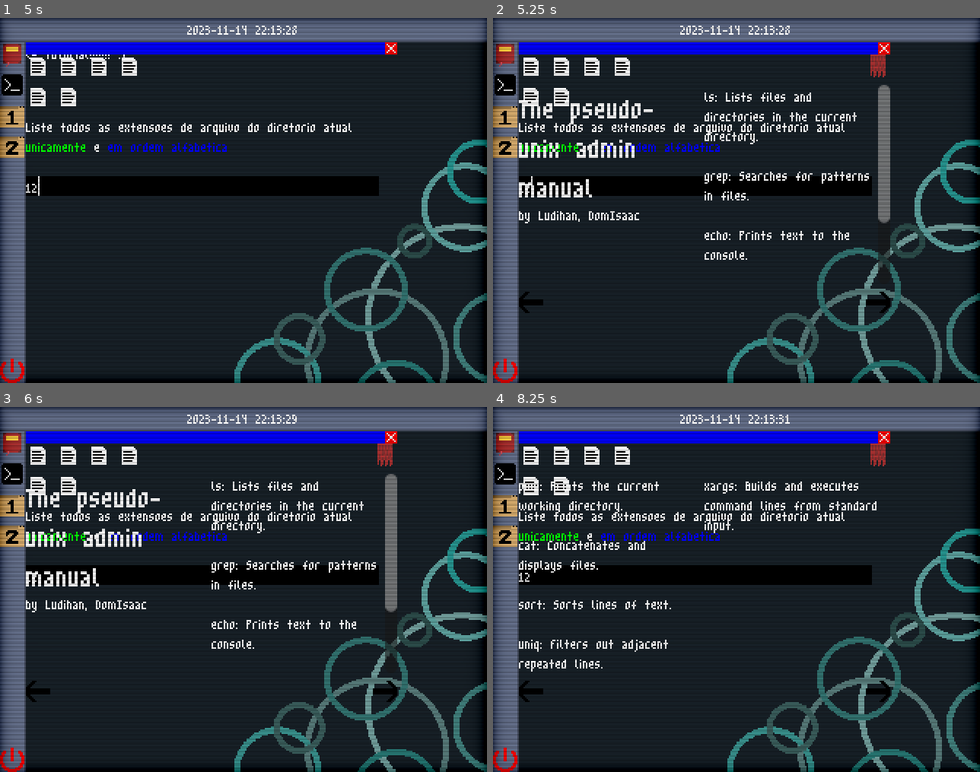
Above: before the commit, frames 1-4 (two rows, left to right).
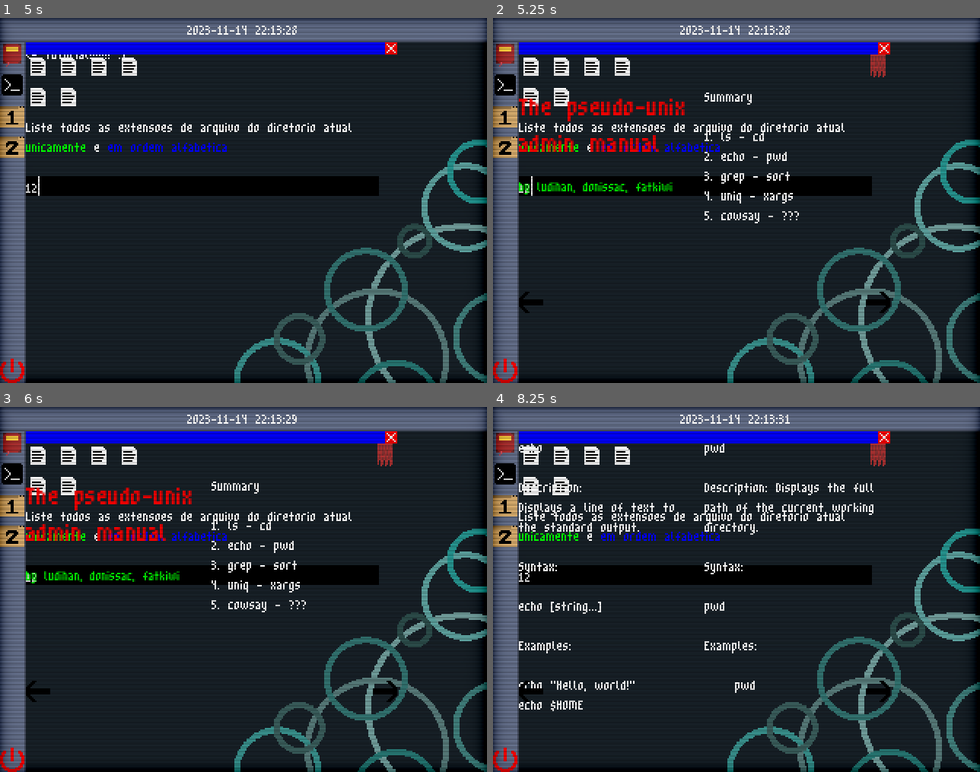
Above: after the commit, the same moments.

Repository: saLucasRd/trabalho-jogo-unix
Game: Godot game, scene res://ui/boot_menu.tscn
Same seed, same stepped clock (60 frames per second), same inputs: the game is played once before the commit and once after it. Sound files missing from this copy of the repository are replaced by a short silence.
Inputs (mouse positions are in pixels of both pictures, inside the frame that each line leads up to):
- Up to frame 1 (5 s): tap Enter at 0.5, 0.6 s; move the mouse to (350, 182) at 0.52 s; hold Up 0.53-1.25 s; click (350, 182) at 0.67 s; tap Space at 0.77 s; drag from (146, 218) to (219, 273) at 1.27 s; click (9, 116) at 2 s; click (204, 185) at 2.77 s; type "12" at 2.85 s; click (9, 116) at 3.5 s; click (204, 185) at 4.27 s; type "12" at 4.35 s
- Up to frame 2 (5.25 s): click (502, 54) at 5 s
- Up to frame 3 (6 s): click (384, 454) at 5.75 s
- Up to frame 4 (8.25 s): click (531, 691) at 6.5 s; click (877, 691) at 7.25 s; click (877, 691) at 8 s

Frame 1 is identical in both runs. In frame 2, 5.4% of the frame differs, in the area x 5-82%, y 18-70%; in frame 3, 5.4%; in frame 4, 3.4%.

Commit message:
manual finalizado

Diff:
--- a/project.godot
+++ b/project.godot
@@ -19,7 +19,6 @@
 
 window/size/viewport_width=320
 window/size/viewport_height=240
-window/size/mode=3
 window/stretch/mode="viewport"
 mouse_cursor/tooltip_position_offset=Vector2(0, 0)
 
--- a/ui/manual.gd
+++ b/ui/manual.gd
@@ -1,25 +1,57 @@
 extends Control
 
-@onready var page_1_2: HBoxContainer = $"VBoxContainer/Control/Page1-2"
-@onready var page_3_4: HBoxContainer = $"VBoxContainer/Control/Page3-4"
+var pages = []
+var current_page_index = 0
 
-# Called when the node enters the scene tree for the first time.
-func _ready() -> void:
-	pass # Replace with function body.
+func _ready():
+	# Initialize the pages array with your page nodes
+	# Ensure that the node paths are correct
+	pages = [
+		$"VBoxContainer/Control/Page1-2",
+		$"VBoxContainer/Control/Page3-4",
+		$"VBoxContainer/Control/Page5-6",
+		$"VBoxContainer/Control/Page7-8",
+		$"VBoxContainer/Control/Page9-10",
+		$"VBoxContainer/Control/Page11-12"
+	]
 
+	# Debug: Print the number of pages loaded
+	print("Total pages loaded: ", pages.size())
 
-# Called every frame. 'delta' is the elapsed time since the previous frame.
-func _process(delta: float) -> void:
-	pass
+	# Verify that all pages are valid
+	for i in range(pages.size()):
+		if pages[i] == null:
+			print("Error: Page ", i+1, " is null. Check the node path.")
+		else:
+			pages[i].visible = (i == current_page_index)
+			print("Page ", i+1, " visibility set to ", pages[i].visible)
 
+func _on_previous_page_pressed() -> void:
+	if current_page_index > 0:
+		pages[current_page_index].visible = false
+		print("Hiding page ", current_page_index + 1)
+		current_page_index -= 1
+		pages[current_page_index].visible = true
+		print("Showing page ", current_page_index + 1)
+	else:
+		print("Already on the first page.")
 
 func _on_next_page_pressed() -> void:
-	if page_1_2.visible == true:
-		page_1_2.visible = false
-		page_3_4.visible = true
+	if current_page_index < pages.size() - 1:
+		pages[current_page_index].visible = false
+		print("Hiding page ", current_page_index + 1)
+		current_page_index += 1
+		pages[current_page_index].visible = true
+		print("Showing page ", current_page_index + 1)
+	else:
+		print("You are on the last page.")
 
-
-func _on_previous_page_pressed() -> void:
-	if page_3_4.visible == true:
-		page_1_2.visible = true
-		page_3_4.visible = false
+func _on_index_pressed() -> void:
+	if current_page_index != 0:
+		pages[current_page_index].visible = false  # Hide current page
+		print("Hiding page ", current_page_index + 1)
+		current_page_index = 0  # Set index to first page
+		pages[current_page_index].visible = true  # Show first page
+		print("Showing page ", current_page_index + 1)
+	else:
+		print("Already on the first page.")
--- a/ui/manual.tscn
+++ b/ui/manual.tscn
@@ -15,6 +15,10 @@
 grow_vertical = 2
 script = ExtResource("1_wdigb")
 
+[node name="Panel" type="Panel" parent="."]
+layout_mode = 2
+offset_right = 320.0
+
 [node name="VBoxContainer" type="VBoxContainer" parent="."]
 layout_mode = 1
 anchors_preset = 15
@@ -50,8 +54,10 @@
 mouse_filter = 1
 theme_override_fonts/normal_font = ExtResource("1_2m75n")
 bbcode_enabled = true
-text = "[font_size=32]The pseudo-unix admin manual[/font_size]
-by Ludihan, DomIsaac"
+text = "[color=red][font_size= 30]The pseudo-unix
+admin manual
+[color= green][font_size= 15]
+by ludihan, donissac, fatkiwi"
 
 [node name="Page2" type="RichTextLabel" parent="VBoxContainer/Control/Page1-2"]
 layout_mode = 2
@@ -59,18 +65,15 @@
 mouse_filter = 1
 theme_override_fonts/normal_font = ExtResource("1_2m75n")
 bbcode_enabled = true
-text = "ls: Lists files and directories in the current directory.
-
-grep: Searches for patterns in files.
-
-echo: Prints text to the console.
-
-cut: Extracts sections from each line of files.
-
-cd: Changes the current directory."
+text = "Summary
+
+1. ls - cd
+2. echo - pwd
+3. grep - sort
+4. uniq - xargs
+5. cowsay - ???"
 
 [node name="Page3-4" type="HBoxContainer" parent="VBoxContainer/Control"]
-visible = false
 layout_mode = 1
 anchors_preset = 15
 anchor_right = 1.0
@@ -85,13 +88,19 @@
 mouse_filter = 1
 theme_override_fonts/normal_font = ExtResource("1_2m75n")
 bbcode_enabled = true
-text = "pwd: Prints the current working directory.
-
-cat: Concatenates and displays files.
-
-sort: Sorts lines of text.
-
-uniq: Filters out adjacent repeated lines."
+text = "ls
+
+Description:
+Lists the contents of directories.
+
+Syntax:
+
+ls [directory]
+
+Examples:
+
+ls /home/user
+ls ."
 fit_content = true
 
 [node name="Page4" type="RichTextLabel" parent="VBoxContainer/Control/Page3-4"]
@@ -100,7 +109,207 @@
 mouse_filter = 1
 theme_override_fonts/normal_font = ExtResource("1_2m75n")
 bbcode_enabled = true
-text = "xargs: Builds and executes command lines from standard input.
+text = "cd
+
+Description:
+Changes the current working directory.
+
+Syntax:
+
+cd [directory]
+
+Examples:
+
+cd /var/log
+cd ~"
+fit_content = true
+
+[node name="Page5-6" type="HBoxContainer" parent="VBoxContainer/Control"]
+layout_mode = 1
+anchors_preset = 15
+anchor_right = 1.0
+anchor_bottom = 1.0
+grow_horizontal = 2
+grow_vertical = 2
+theme_override_constants/separation = 0
+
+[node name="Page5" type="RichTextLabel" parent="VBoxContainer/Control/Page5-6"]
+layout_mode = 2
+size_flags_horizontal = 3
+mouse_filter = 1
+theme_override_fonts/normal_font = ExtResource("1_2m75n")
+bbcode_enabled = true
+text = "echo
+
+Description:
+Displays a line of text to the standard output.
+
+Syntax:
+
+echo [string...]
+
+Examples:
+
+echo \"Hello, world!\"
+echo $HOME"
+fit_content = true
+
+[node name="Page6" type="RichTextLabel" parent="VBoxContainer/Control/Page5-6"]
+layout_mode = 2
+size_flags_horizontal = 3
+mouse_filter = 1
+theme_override_fonts/normal_font = ExtResource("1_2m75n")
+bbcode_enabled = true
+text = "pwd
+
+Description: Displays the full path of the current working directory.
+
+Syntax:
+
+pwd
+
+Examples:
+
+    pwd"
+fit_content = true
+
+[node name="Page7-8" type="HBoxContainer" parent="VBoxContainer/Control"]
+layout_mode = 1
+anchors_preset = 15
+anchor_right = 1.0
+anchor_bottom = 1.0
+grow_horizontal = 2
+grow_vertical = 2
+theme_override_constants/separation = 0
+
+[node name="Page7" type="RichTextLabel" parent="VBoxContainer/Control/Page7-8"]
+layout_mode = 2
+size_flags_horizontal = 3
+mouse_filter = 1
+theme_override_fonts/normal_font = ExtResource("1_2m75n")
+bbcode_enabled = true
+text = "grep
+
+Description:
+Searches for patterns in files or standard input.
+
+Syntax:
+
+grep pattern [file...]
+
+Examples:
+
+grep \"error\" log.txt
+grep \"password\" file1.txt file2.txt"
+fit_content = true
+
+[node name="Page8" type="RichTextLabel" parent="VBoxContainer/Control/Page7-8"]
+layout_mode = 2
+size_flags_horizontal = 3
+mouse_filter = 1
+theme_override_fonts/normal_font = ExtResource("1_2m75n")
+bbcode_enabled = true
+text = "sort
+
+Description: Sorts lines of text.
+
+Syntax:
+
+sort [file...]
+
+Examples:
+
+    sort names.txt
+    sort data.log"
+fit_content = true
+
+[node name="Page9-10" type="HBoxContainer" parent="VBoxContainer/Control"]
+layout_mode = 1
+anchors_preset = 15
+anchor_right = 1.0
+anchor_bottom = 1.0
+grow_horizontal = 2
+grow_vertical = 2
+theme_override_constants/separation = 0
+
+[node name="Page9" type="RichTextLabel" parent="VBoxContainer/Control/Page9-10"]
+layout_mode = 2
+size_flags_horizontal = 3
+mouse_filter = 1
+theme_override_fonts/normal_font = ExtResource("1_2m75n")
+bbcode_enabled = true
+text = "uniq
+
+Description: Removes consecutive duplicate lines.
+
+Syntax:
+
+uniq [input] [output]
+
+Examples:
+
+    uniq list.txt
+    uniq data.txt unique_data.txt"
+fit_content = true
+
+[node name="Page10" type="RichTextLabel" parent="VBoxContainer/Control/Page9-10"]
+layout_mode = 2
+size_flags_horizontal = 3
+mouse_filter = 1
+theme_override_fonts/normal_font = ExtResource("1_2m75n")
+bbcode_enabled = true
+text = "xargs
+
+Description: Builds and executes commands from standard input.
+
+Syntax:
+
+xargs [command]
+
+Examples:
+
+    echo \"file1 file2\" | xargs rm
+    cat command_list.txt | xargs sh -c"
+fit_content = true
+
+[node name="Page11-12" type="HBoxContainer" parent="VBoxContainer/Control"]
+layout_mode = 1
+anchors_preset = 15
+anchor_right = 1.0
+anchor_bottom = 1.0
+grow_horizontal = 2
+grow_vertical = 2
+theme_override_constants/separation = 0
+
+[node name="Page11" type="RichTextLabel" parent="VBoxContainer/Control/Page11-12"]
+layout_mode = 2
+size_flags_horizontal = 3
+mouse_filter = 1
+theme_override_fonts/normal_font = ExtResource("1_2m75n")
+bbcode_enabled = true
+text = "cowsay
+
+Description:
+Displays a message as a cow in ASCII art.
+
+Syntax:
+
+cow say MESSAGE
+
+Examples:
+
+cow say \"Hello, world!\"
+cow say \"I'm a talking cow!\""
+fit_content = true
+
+[node name="Page12" type="RichTextLabel" parent="VBoxContainer/Control/Page11-12"]
+layout_mode = 2
+size_flags_horizontal = 3
+mouse_filter = 1
+theme_override_fonts/normal_font = ExtResource("1_2m75n")
+bbcode_enabled = true
+text = "ඞ
+
 "
 fit_content = true
 
@@ -125,5 +334,6 @@
 mouse_filter = 1
 texture_normal = ExtResource("3_j3jhl")
 
+[connection signal="pressed" from="VBoxContainer/Index" to="." method="_on_index_pressed"]
 [connection signal="pressed" from="VBoxContainer/HBoxContainer/PreviousPage" to="." method="_on_previous_page_pressed"]
 [connection signal="pressed" from="VBoxContainer/HBoxContainer/NextPage" to="." method="_on_next_page_pressed"]
